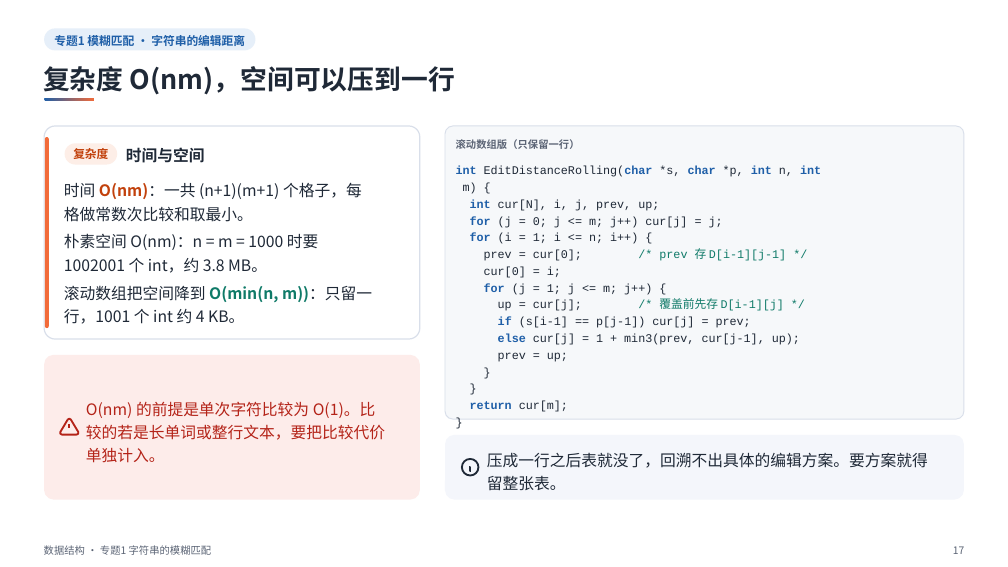
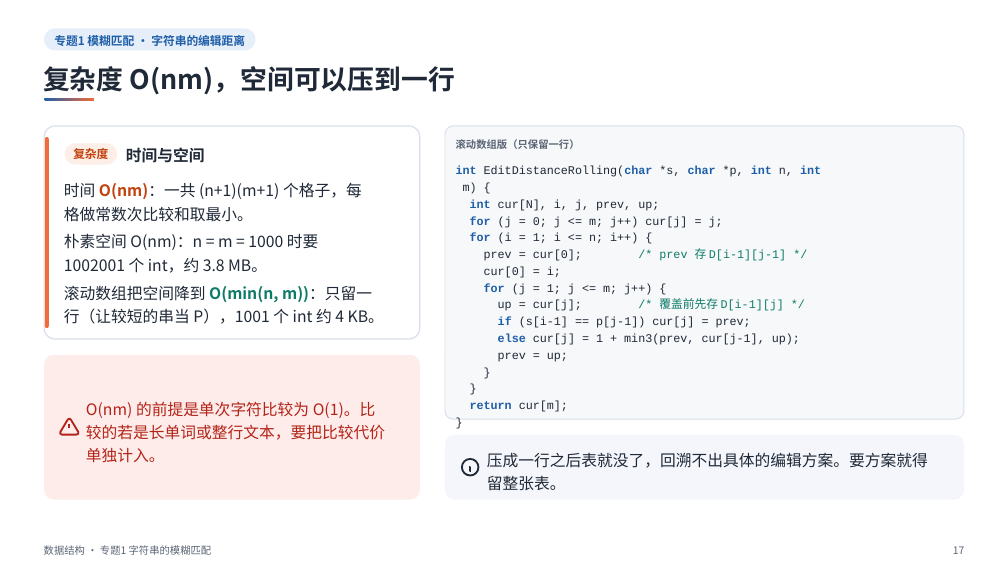
Before and after one commit to sweetcornna/JLU-remake, a slide deck: slide 17 of 大二上/数据结构/重制版PPT/专题1 字符串的模糊匹配（重制版）.pptx. Drawn at 1008x567 pixels with LibreOffice and Linux fonts; fonts in the diff are those of the drawing. Boxes give left, top, right and bottom in pixels: in the first picture for what was removed or moved away, otherwise in the second. Text is boxed around its words. In the diff, an @@ line names an element or a change of style, - is before the commit and + after.

```diff
--- a/大二上/数据结构/重制版PPT/专题1 字符串的模糊匹配（重制版）.pptx
+++ b/大二上/数据结构/重制版PPT/专题1 字符串的模糊匹配（重制版）.pptx
@@ text at [64, 286, 384, 324]: text changed @@
-滚动数组把空间降到 O(min(n, m))：只留一
-行，1001 个 int 约 4 KB。
+滚动数组把空间降到 O(min(n, m))：只留一
+行（让较短的串当 P），1001 个 int 约 4 KB。
```
Also in this commit, not shown: 15 other slides changed.
